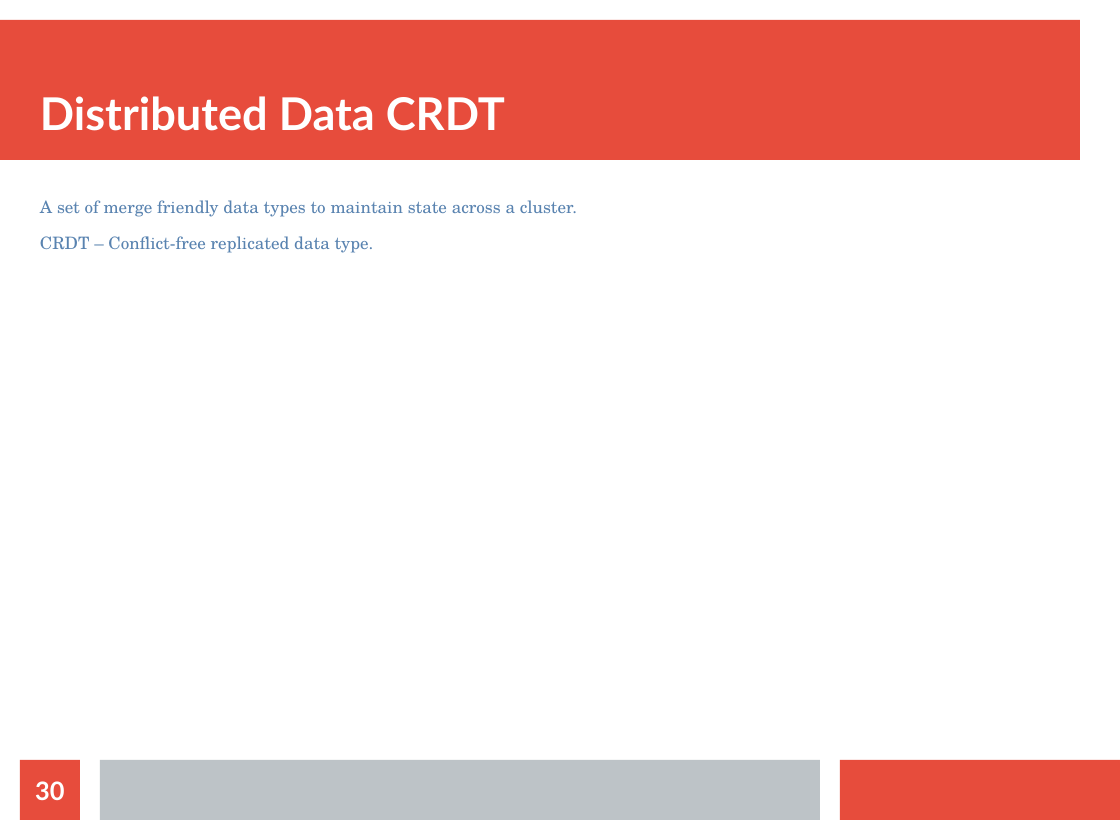
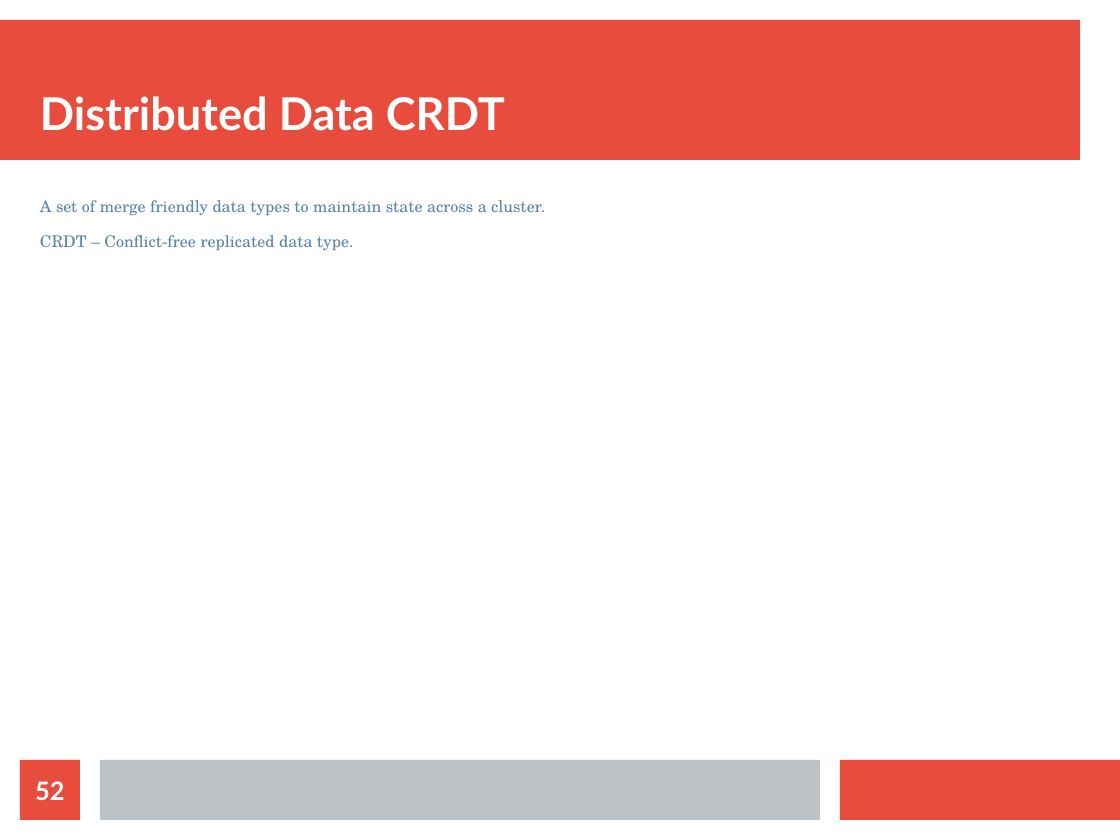
Before and after one commit to bytemania/akka-java-cluster, a slide deck: slide 52 of src/main/resources/res/presentation.odp (slide 30 before the commit). Drawn at 1120x840 pixels with LibreOffice and Linux fonts; fonts in the diff are those of the drawing. Boxes give left, top, right and bottom in pixels: in the first picture for what was removed or moved away, otherwise in the second. Text is boxed around its words. In the diff, an @@ line names an element or a change of style, - is before the commit and + after.

```diff
--- a/src/main/resources/res/presentation.odp
+++ b/src/main/resources/res/presentation.odp
@@ text "A set of merge friendly ..." at [40,200,545,251]: size 12.1 to 11.4 pt @@
@@ page number at [35,781,64,800]: text changed @@
-30
+52
```
Also in this commit, not shown: 13 other slides changed, 23 slides added, 2 other files.
